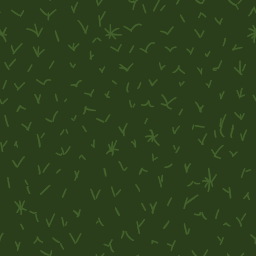
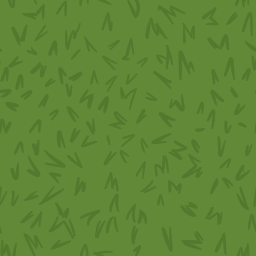
Comparing the layer stacks of the two 256×256 images. Changes:
painted on "Paint Layer 1" over left=0, top=0, right=256, bottom=256
